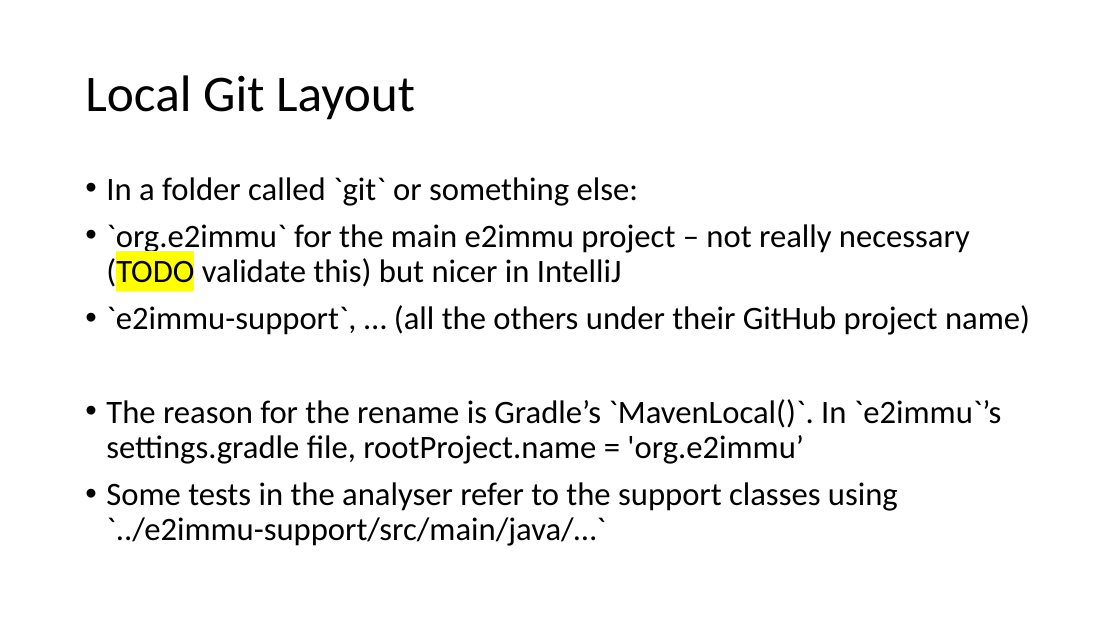
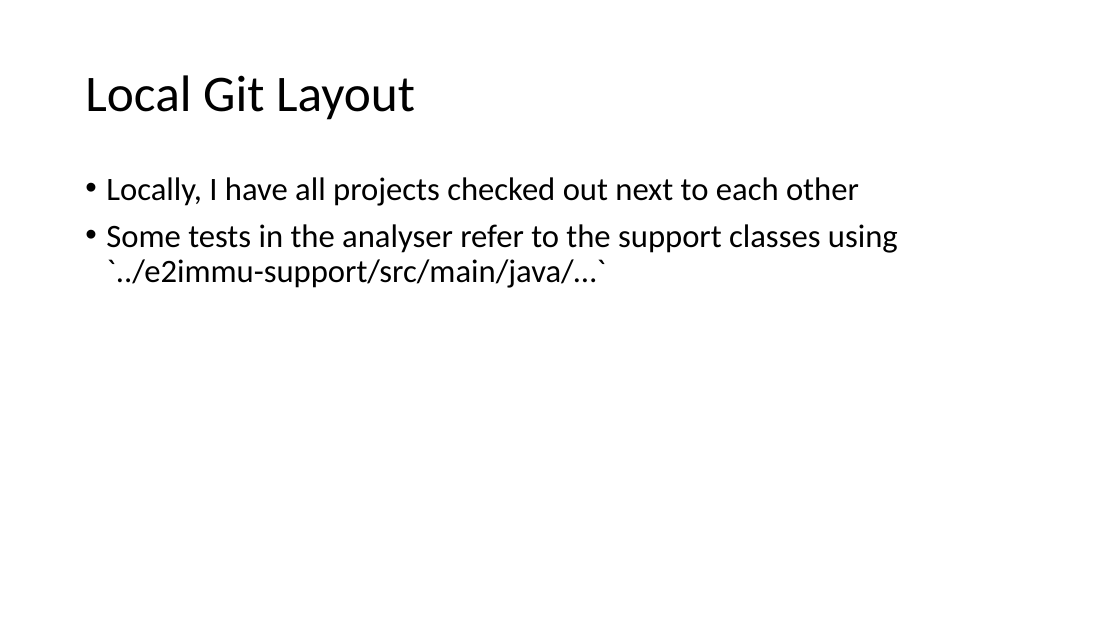
Before and after one commit to e2immu/e2immu-site, a slide deck: slide 5 of static/powerpoint/SlideDeck2.pptx (slide 7 before the commit). Drawn at 1120x630 pixels with LibreOffice and Linux fonts; fonts in the diff are those of the drawing. Boxes give left, top, right and bottom in pixels: in the first picture for what was removed or moved away, otherwise in the second. Text is boxed around its words. In the diff, an @@ line names an element or a change of style, - is before the commit and + after.

```diff
--- a/static/powerpoint/SlideDeck2.pptx
+++ b/static/powerpoint/SlideDeck2.pptx
@@ text at [106,177,859,206]: text changed @@
-• In a folder called `git` or something else:
-• `org.e2immu` for the main e2immu project – not really necessary (TODO validate this) but nicer in IntelliJ
-• `e2immu-support`, … (all the others under their GitHub project name)
-• The reason for the rename is Gradle’s `MavenLocal()`. In `e2immu`’s settings.gradle file, rootProject.name = 'org.e2immu’
+• Locally, I have all projects checked out next to each other
```
Also in this commit, not shown: 8 other slides changed, 1 slide removed, 4 other files.
